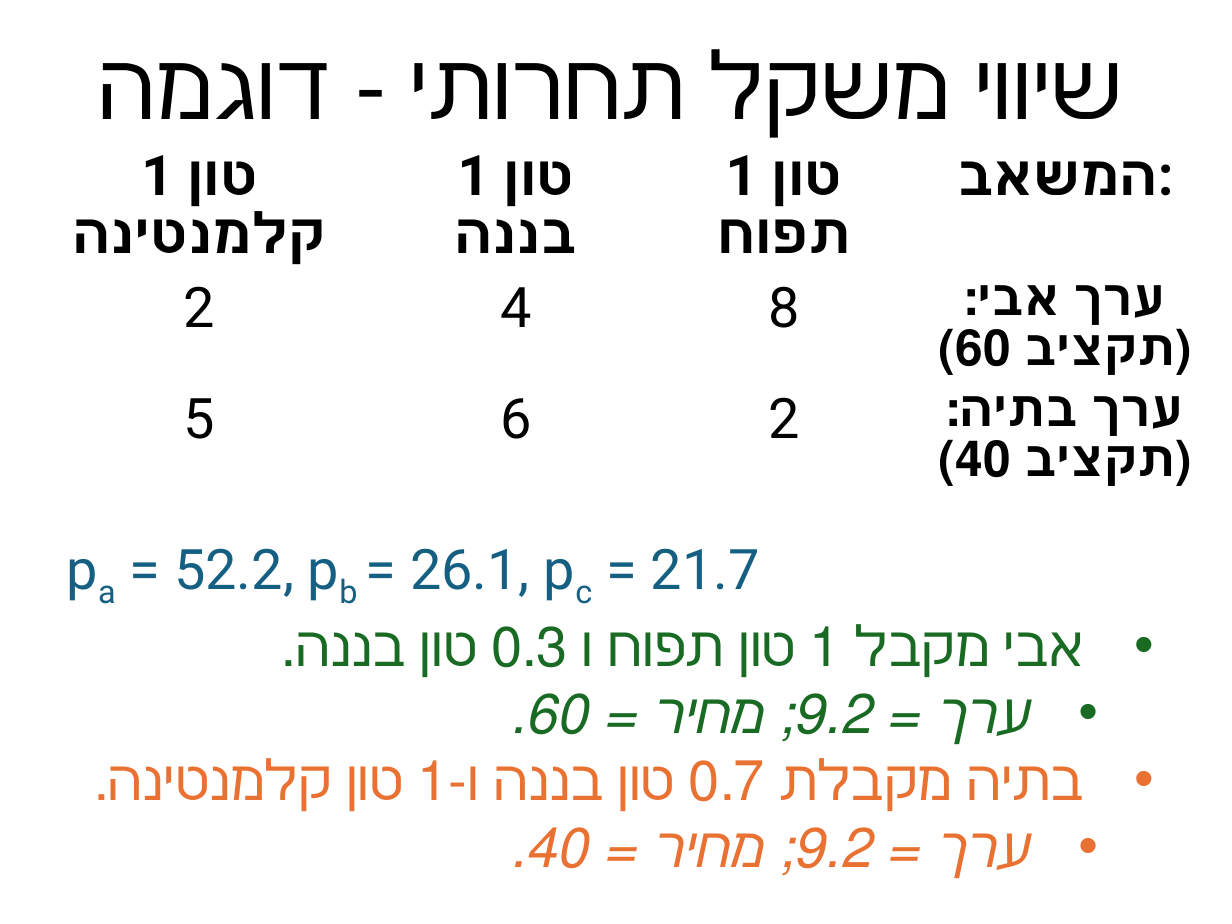
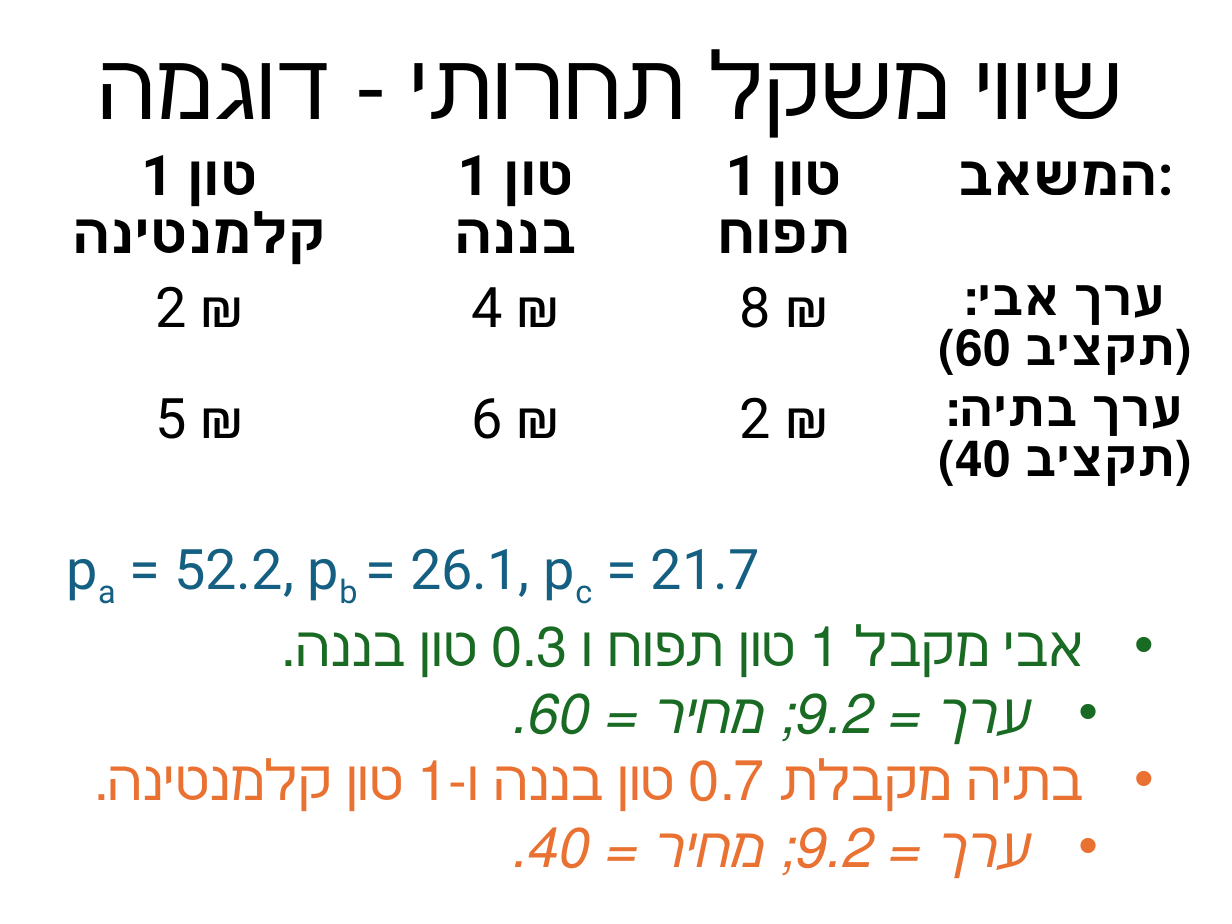
Before and after one commit to erelsgl-at-ariel/algorithms-5785, a slide deck: slide 6 of 03-competitive-market/slides-market.pptx (slide 7 before the commit). Drawn at 1232x924 pixels with LibreOffice and Linux fonts; fonts in the diff are those of the drawing. Boxes give left, top, right and bottom in pixels: in the first picture for what was removed or moved away, otherwise in the second. Text is boxed around its words. In the diff, an @@ line names an element or a change of style, - is before the commit and + after.

```diff
--- a/03-competitive-market/slides-market.pptx
+++ b/03-competitive-market/slides-market.pptx
@@ table at bbox=[16, 138, 1213, 510] @@
-row 2: 2 | 4 | 8 | ערך אבי: / (תקציב 60)
+row 2: 2 ₪ | 4 ₪ | 8 ₪ | ערך אבי: / (תקציב 60)
-row 3: 5 | 6 | 2 | ערך בתיה: / (תקציב 40)
+row 3: 5 ₪ | 6 ₪ | 2 ₪ | ערך בתיה: / (תקציב 40)
```
Also in this commit, not shown: 1 other slide changed, 1 slide removed, 4 other files.
